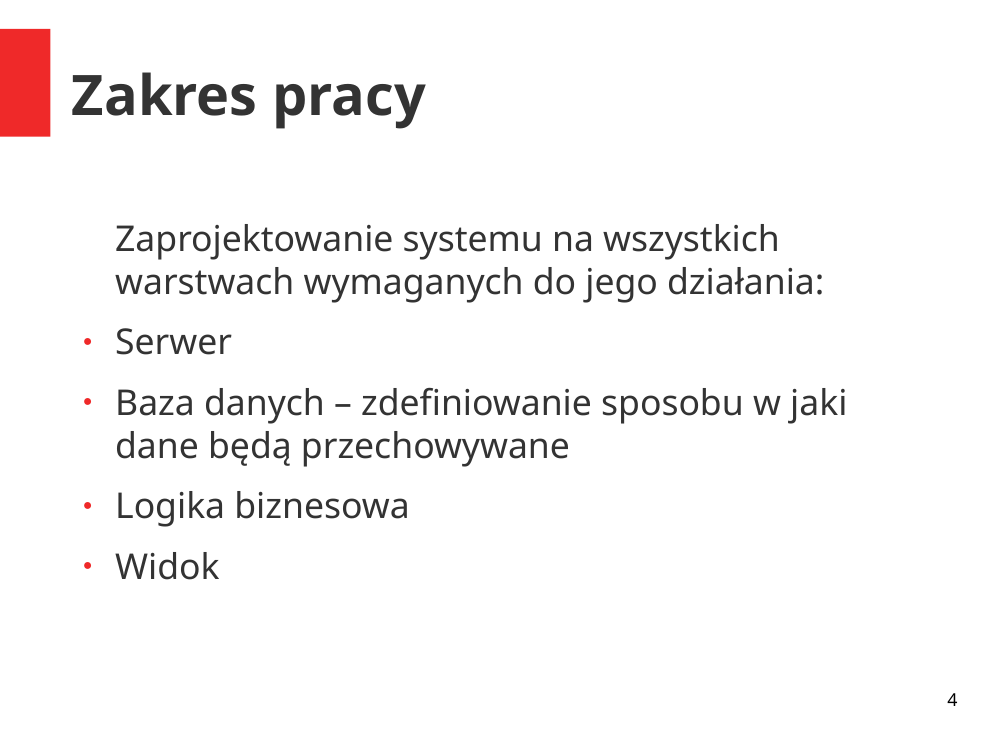
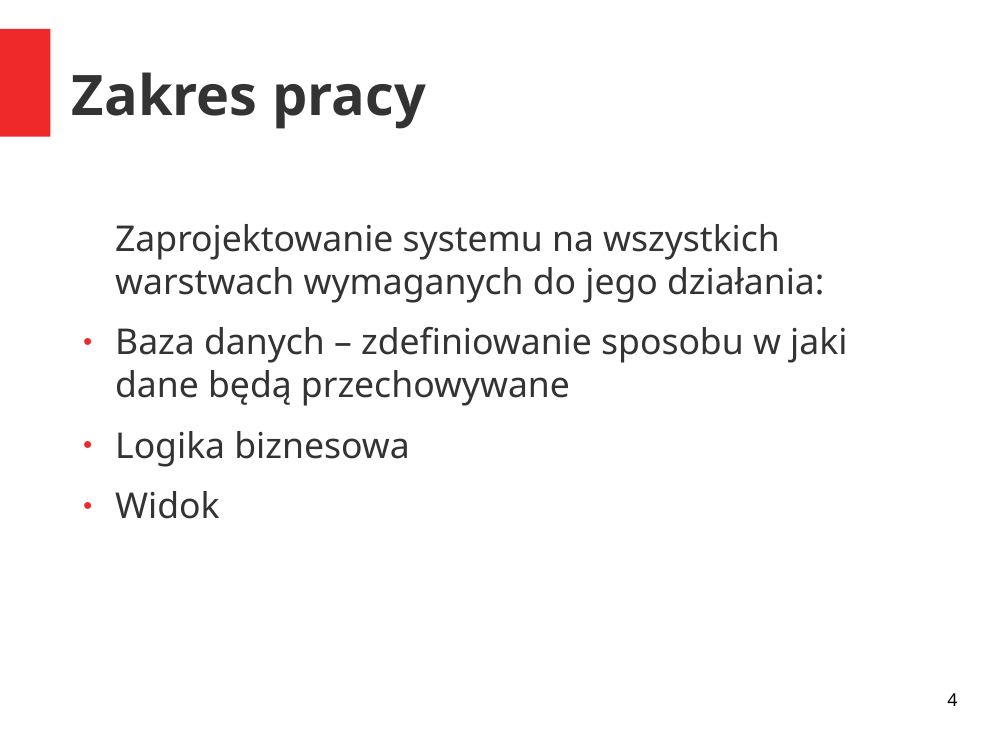
Before and after one commit to AGranosik/IWP, a slide deck: slide 4 of IWP.odp. Drawn at 1008x756 pixels with LibreOffice and Linux fonts; fonts in the diff are those of the drawing. Boxes give left, top, right and bottom in pixels: in the first picture for what was removed or moved away, otherwise in the second. Text is boxed around its words. In the diff, an @@ line names an element or a change of style, - is before the commit and + after.

```diff
--- a/IWP.odp
+++ b/IWP.odp
@@ text at [115,328,232,355]: paragraph removed @@
-● Serwer
```
Also in this commit, not shown: 6 other slides changed.
